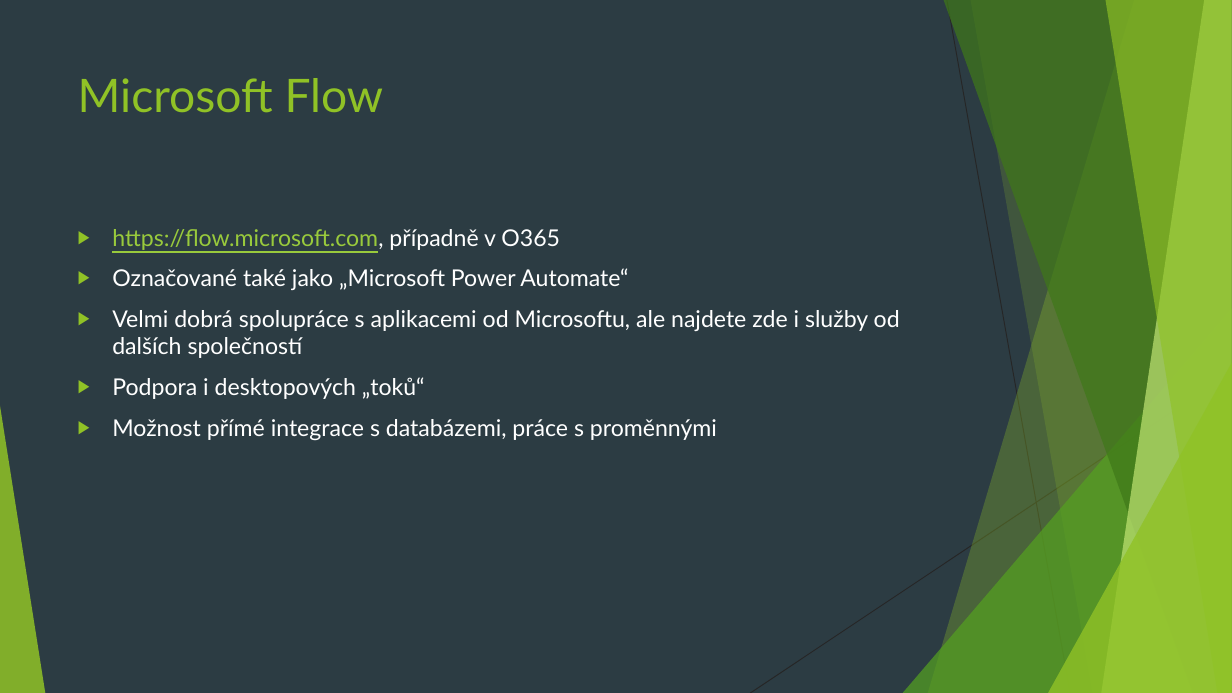
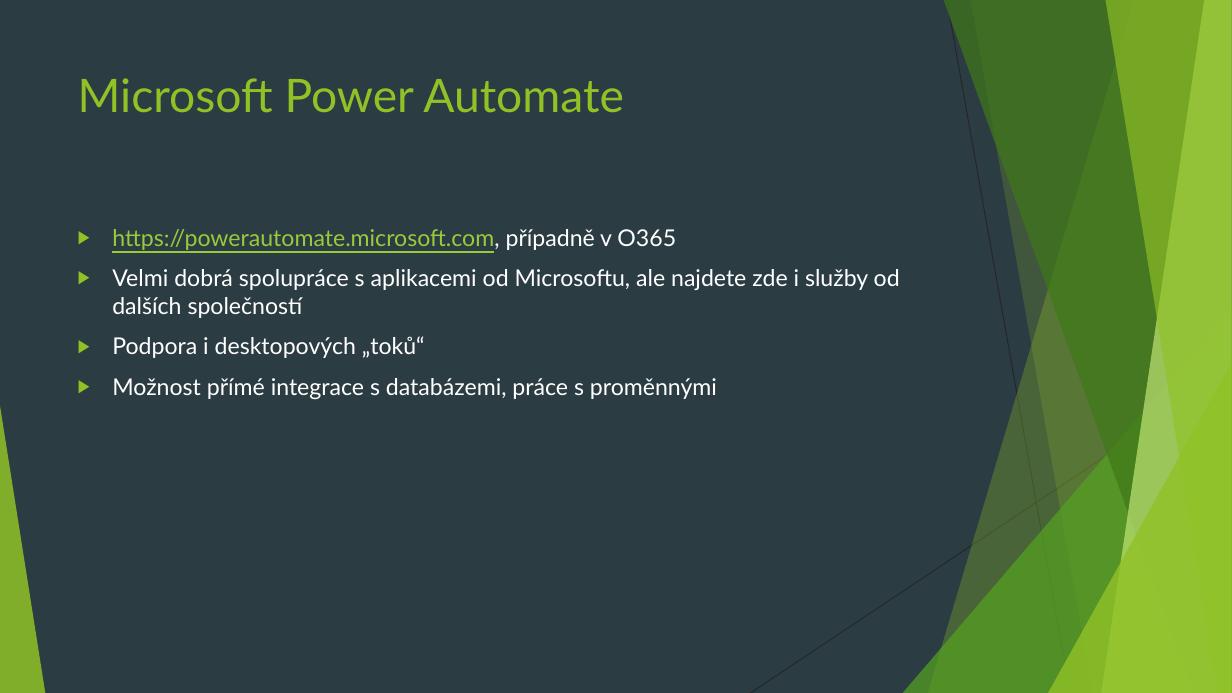
Before and after one commit to 4iz160/cviceni, a slide deck: slide 22 of 11-integracni-sluzby/cviceni-11.pptx (slide 20 before the commit). Drawn at 1232x693 pixels with LibreOffice and Linux fonts; fonts in the diff are those of the drawing. Boxes give left, top, right and bottom in pixels: in the first picture for what was removed or moved away, otherwise in the second. Text is boxed around its words. In the diff, an @@ line names an element or a change of style, - is before the commit and + after.

```diff
--- a/11-integracni-sluzby/cviceni-11.pptx
+++ b/11-integracni-sluzby/cviceni-11.pptx
@@ title at <box>78,78,624,113</box>: text changed @@
-Microsoft Flow
+Microsoft Power Automate
@@ text at <box>112,229,676,250</box>: text changed; text colour #FFFFFF to #99CA3C @@
-▶ https://flow.microsoft.com, případně v O365
-▶ Označované také jako „Microsoft Power Automate“
+▶ https://powerautomate.microsoft.com, případně v O365
```
Also in this commit, not shown: 7 other slides changed, 3 slides added, 1 slide removed, 1 other file.
